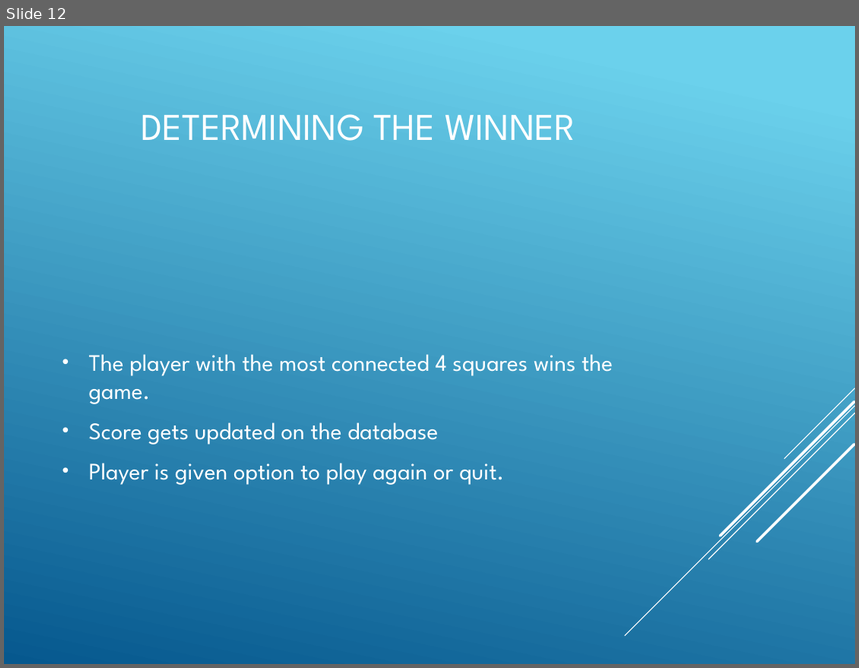
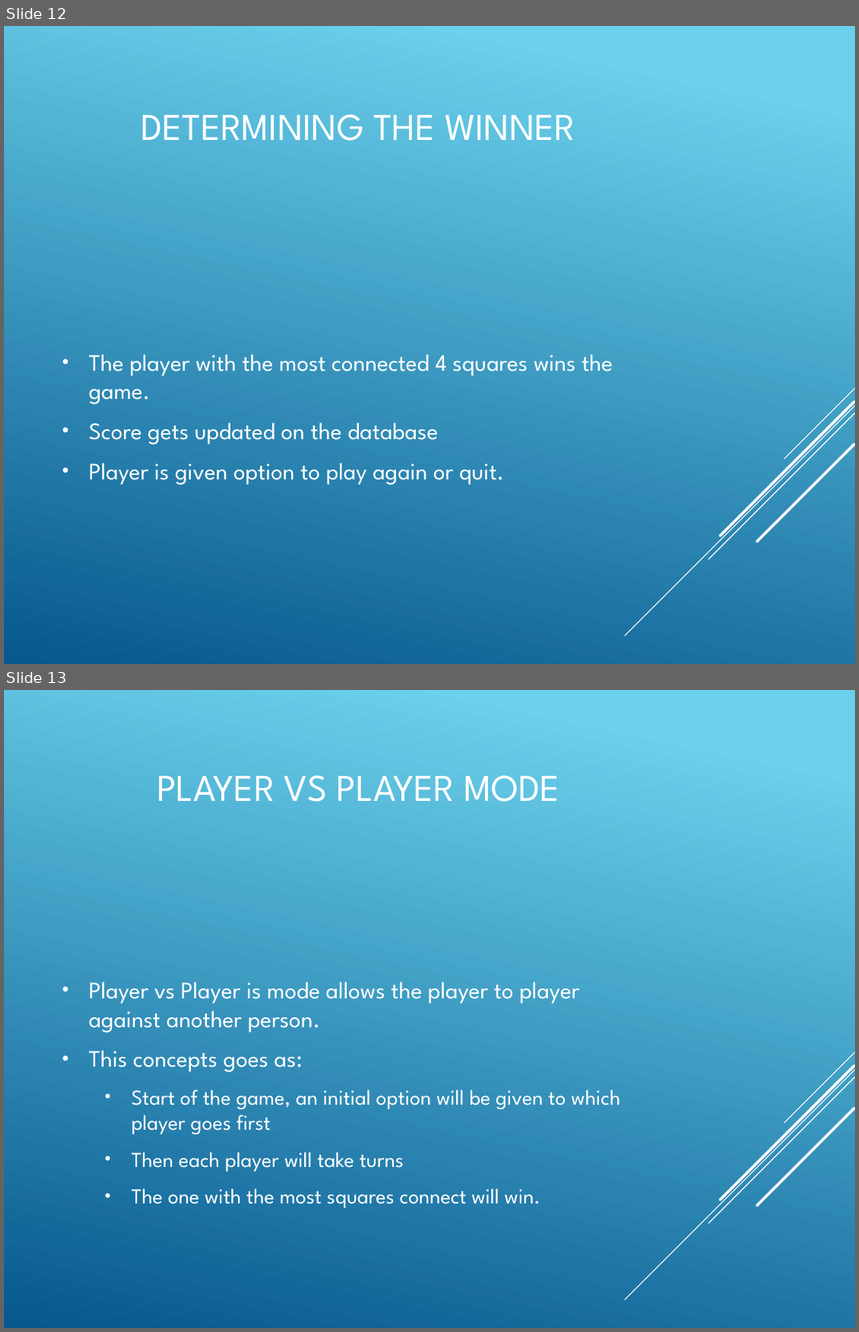
Before and after one commit to Amatarasu/A-Team, a slide deck: Power Point Presentation-bk.pptx. Shown one above the other, each under a label of ours: slide 12 before the commit, slides 12 and 13 after it. The pictures are 859x668 and 859x1332 pixels, drawn with LibreOffice and Linux fonts; fonts in the diff are those of the drawing. Boxes give left, top, right and bottom in pixels: in the first picture for what was removed or moved away, otherwise in the second. Text is boxed around its words. In the diff, an @@ line names an element or a change of style, - is before the commit and + after.

```diff
--- a/Power Point Presentation-bk.pptx
+++ b/Power Point Presentation-bk.pptx
@@ slide 13 added at <box>4,690,855,1328</box>, background gradient #6ED2EB to #06588E; not listed: 5 template elements that a slide beside it also shows @@
@@ title added at <box>157,775,560,802</box>, 32 pt, text #FFFFFF @@
+PLAYER VS PLAYER MODE
@@ text added at <box>89,982,620,1208</box>, 18 pt, text #FFFFFF @@
+• Player vs Player is mode allows the player to player against another person.
+• This concepts goes as:
+  • Start of the game, an initial option will be given to which player goes first
+  • Then each player will take turns
+  • The one with the most squares connect will win.
```
Also in this commit, not shown: 1 slide changed, 11 other slides added, 1 slide removed, 8 other files.
